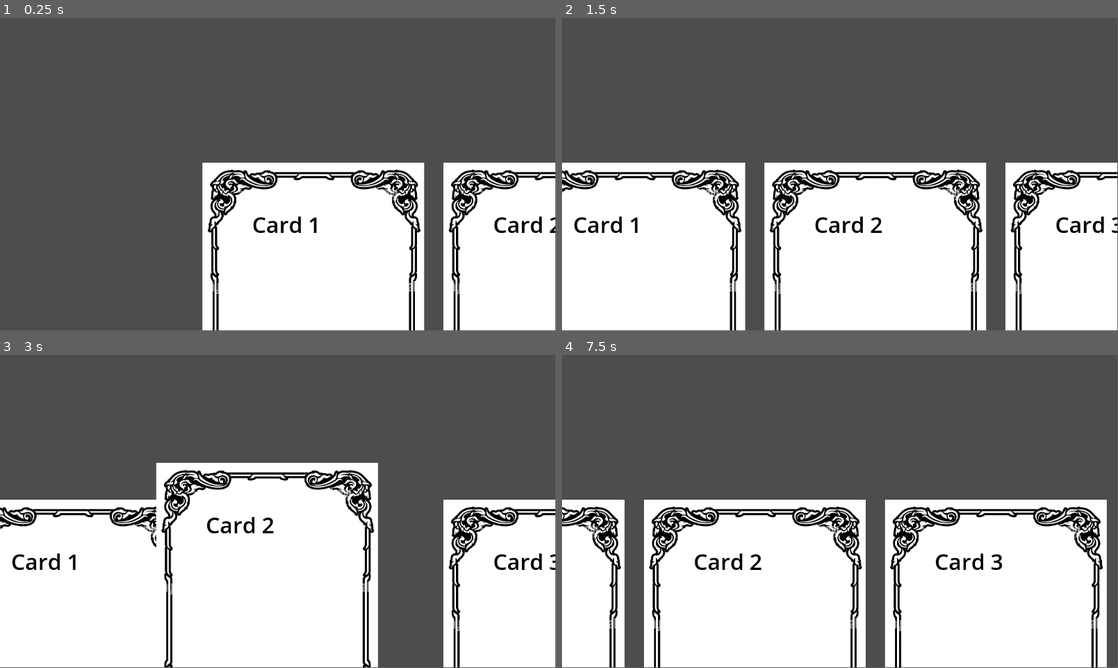
Above: before the commit, frames 1-4 (two rows, left to right).
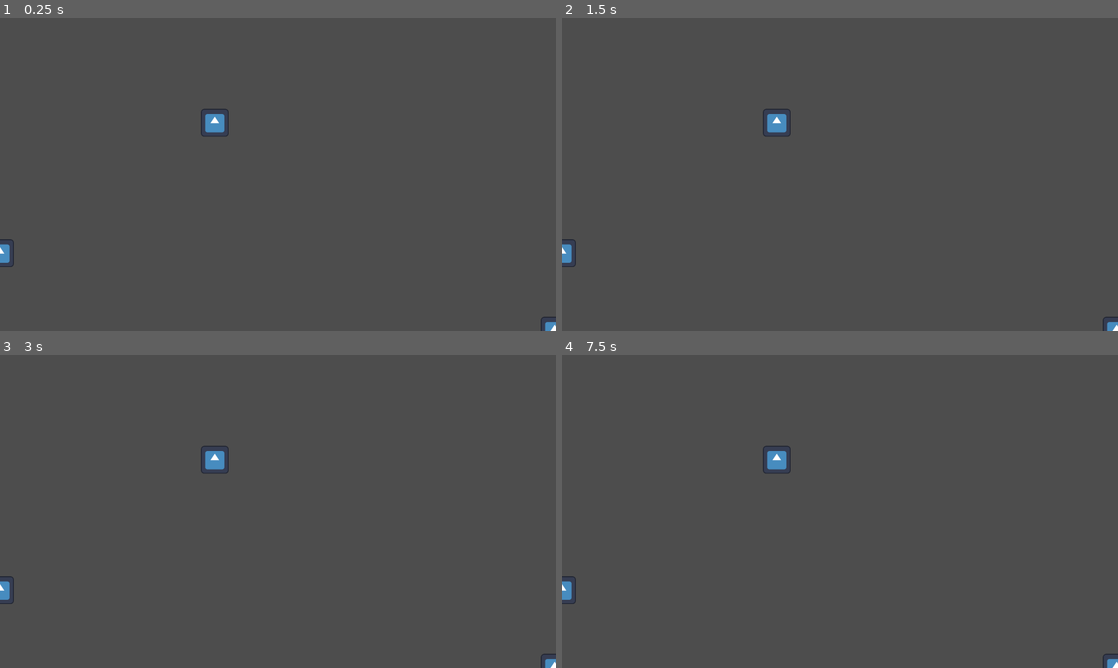
Above: after the commit, the same moments.

Repository: cnearman/godot-card-test
Game: Godot game, scene res://game_configuration.tscn
Same seed, same stepped clock (60 frames per second), same inputs: the game is played once before the commit and once after it. Before the commit the project starts from res://game.tscn. The engine's default icon, where the game draws it, is replaced by a stand-in: a white triangle on a blue panel in a dark square.
Inputs (mouse positions are in pixels of both pictures, inside the frame that each line leads up to):
- Up to frame 1 (0.25 s): no input
- Up to frame 2 (1.5 s): tap Enter at 0.5 s; drag from (662, 233) to (895, 105) at 0.52 s; tap Space at 1.25 s; drag from (728, 190) to (662, 233) at 1.27 s
- Up to frame 3 (3 s): tap Enter at 2 s; move the mouse to (333, 442) at 2.02 s; click (333, 442) at 2.17 s; tap Space at 2.75 s; drag from (250, 574) to (111, 464) at 2.77 s
- Up to frame 4 (7.5 s): move the mouse to (1006, 558) at 3.52 s; click (1006, 558) at 3.67 s; tap Escape at 4.15 s; tap Enter at 4.25 s; drag from (673, 464) to (662, 570) at 4.27 s; tap Space at 5 s; move the mouse to (867, 511) at 5.02 s; click (867, 511) at 5.17 s; drag from (756, 433) to (728, 527) at 5.77 s; move the mouse to (962, 495) at 6.52 s; click (962, 495) at 6.67 s; drag from (728, 527) to (662, 570) at 7.27 s
The window is 799x449 before the commit and 800x450 after it. Grey fills any space a smaller window leaves; there, only what the larger window draws over its background counts as a difference.

The runs differ from the first frame. In frame 1, 32% of the frame differs, in the area x 0-100%, y 29-100%; in frame 2, 49%; in frame 3, 52%; in frame 4, 48%.

Commit message:
added some samples for screen size management

Diff:
--- a/game.tscn
+++ b/game.tscn
@@ -24,7 +24,7 @@
 [node name="player_hand" parent="player_rendering" node_paths=PackedStringArray("hand_controller") instance=ExtResource("2_xfkjx")]
 editor_description = "PlayerHand
 "
-position = Vector2(1150, 648)
+position = Vector2(937, 496)
 script = ExtResource("3_e0m2r")
 hand_controller = NodePath("../../controllers/local_player_hand_controller")
 card_template = ExtResource("4_yecjy")
--- /dev/null
+++ b/game_configuration.gd
@@ -0,0 +1,21 @@
+extends Node2D
+
+
+# Called when the node enters the scene tree for the first time.
+func _ready():
+	var screen_size = DisplayServer.screen_get_size();
+	DisplayServer.window_set_mode(DisplayServer.WINDOW_MODE_FULLSCREEN)
+	DisplayServer.window_set_size(screen_size)
+	pass # Replace with function body.
+
+
+# Called every frame. 'delta' is the elapsed time since the previous frame.
+func _process(delta):
+	pass
+
+
+func _input(event):
+	if event is InputEventKey and event.pressed:
+		if event.keycode == KEY_ESCAPE:
+			DisplayServer.window_set_mode(DisplayServer.WINDOW_MODE_MAXIMIZED)
+			DisplayServer.window_set_size(Vector2(920,640))
--- /dev/null
+++ b/game_configuration.tscn
@@ -0,0 +1,23 @@
+[gd_scene load_steps=3 format=3 uid="uid://d35e1sx370bmn"]
+
+[ext_resource type="Script" path="res://game_configuration.gd" id="1_ce70o"]
+[ext_resource type="Texture2D" uid="uid://ddjm5bau2155j" path="res://icon.svg" id="2_gat08"]
+
+[node name="game_configuration" type="Node2D"]
+script = ExtResource("1_ce70o")
+
+[node name="Sprite2D" type="Sprite2D" parent="."]
+position = Vector2(989, 482)
+texture = ExtResource("2_gat08")
+
+[node name="Sprite2D4" type="Sprite2D" parent="."]
+position = Vector2(2554, 1439)
+texture = ExtResource("2_gat08")
+
+[node name="Sprite2D3" type="Sprite2D" parent="."]
+position = Vector2(0, 1082)
+texture = ExtResource("2_gat08")
+
+[node name="Sprite2D2" type="Sprite2D" parent="."]
+position = Vector2(3497, 375)
+texture = ExtResource("2_gat08")
--- a/project.godot
+++ b/project.godot
@@ -11,9 +11,16 @@
 [application]
 
 config/name="card"
-run/main_scene="res://game.tscn"
+run/main_scene="res://game_configuration.tscn"
 config/features=PackedStringArray("4.1", "Mobile")
 config/icon="res://icon.svg"
+
+[display]
+
+window/size/viewport_width=2560
+window/size/viewport_height=1440
+window/size/mode=3
+window/size/resizable=false
 
 [dotnet]
 
Not shown, added: gamF09A.tmp
